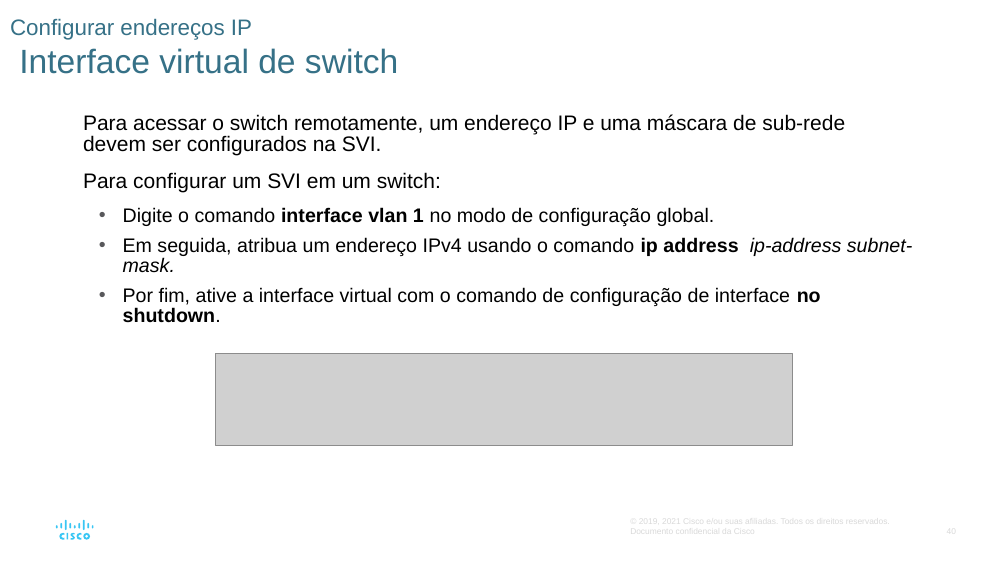
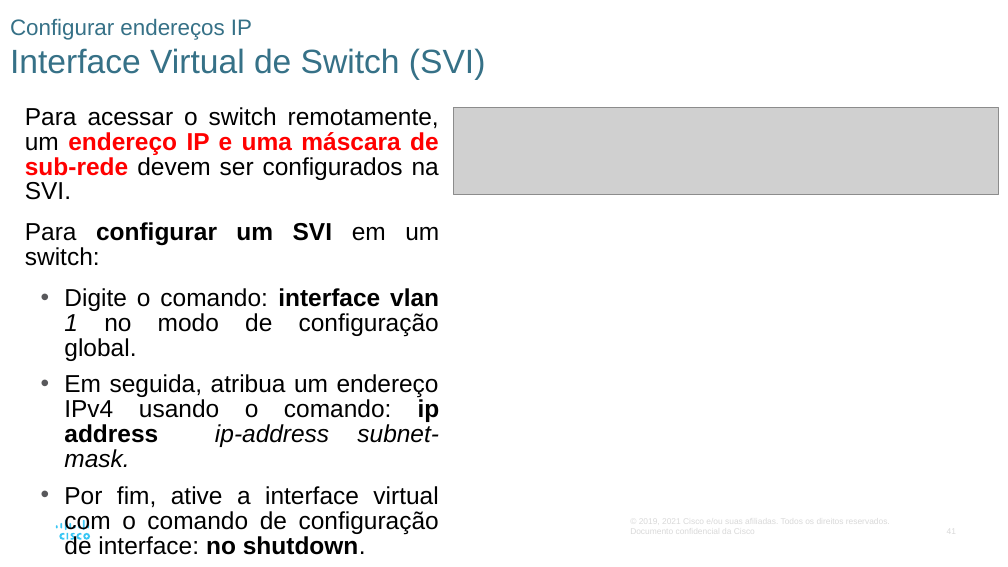
Before and after one commit to vaamonde/netacad, a slide deck: slide 41 of 02-CCNA-200-301-v7/01-CCNA-IntroducaoAsRedes-v7.02/01-Modulo01-PPTS/Modulo02-BasicoSwitchEndpoint.pptx (slide 40 before the commit). Drawn at 1008x567 pixels with LibreOffice and Linux fonts; fonts in the diff are those of the drawing; grey boxes stand for pictures. Boxes give left, top, right and bottom in pixels: in the first picture for what was removed or moved away, otherwise in the second. Text is boxed around its words. In the diff, an @@ line names an element or a change of style, - is before the commit and + after.

```diff
--- a/02-CCNA-200-301-v7/01-CCNA-IntroducaoAsRedes-v7.02/01-Modulo01-PPTS/Modulo02-BasicoSwitchEndpoint.pptx
+++ b/02-CCNA-200-301-v7/01-CCNA-IntroducaoAsRedes-v7.02/01-Modulo01-PPTS/Modulo02-BasicoSwitchEndpoint.pptx
@@ title at (10, 18, 486, 80): text changed @@
-Configurar endereços IP
-Interface virtual de switch
+Configurar endereços IP
+Interface Virtual de Switch (SVI)
@@ text "Para acessar o switch remotamente, ...": place and size @@
-text "Para acessar o switch remotamente, ..." at (83, 114, 912, 306)
+text "Para acessar o switch remotamente, ..." at (25, 107, 440, 534)
@@ text at (25, 107, 439, 266): size 15 to 17.5 pt in "Para acessar o switch remotamente, um endereço ...", "Para configurar um SVI em um switch:"; text colour #000000 to #FF0000 in "endereço IP e uma máscara de sub-rede"; bold on in "endereço IP e uma máscara de sub-rede", "configurar um SVI"; alignment left to justified @@
@@ picture: place and size @@
-picture at (216, 353, 792, 446)
+picture at (454, 108, 998, 196)
@@ text at (64, 288, 440, 534): text changed; size 14 to 17.5 pt @@
-  • Digite o comando interface vlan 1 no modo de configuração global.
-  • Em seguida, atribua um endereço IPv4 usando o comando ip address ip-address subnet-mask.
-  • Por fim, ative a interface virtual com o comando de configuração de interface no shutdown.
+  • Digite o comando: interface vlan 1 no modo de configuração global.
+  • Em seguida, atribua um endereço IPv4 usando o comando: ip address ip-address subnet-mask.
+  • Por fim, ative a interface virtual com o comando de configuração de interface: no shutdown.
```
Also in this commit, not shown: 28 other slides changed, 1 slide added, 29 other files.
